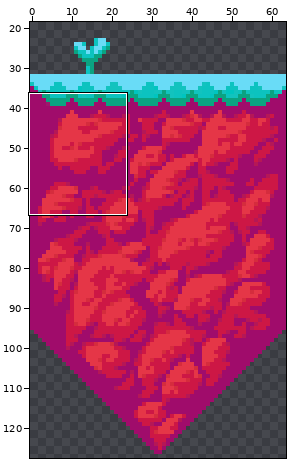
Two states of a sprite sheet, Maldimensional/Assets/Sprites/platform7.png. The first picture is a wide view before the edit; the outline marks the close-up.
Close-up. Before:
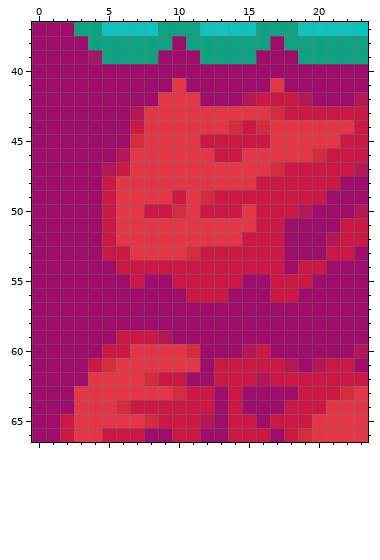
The file is 64x128 pixels. Colours within 5 levels of each other are drawn and written as one. Shown: x 0..23, y 37..66. The wide view leaves out empty margins. The commit also changed other parts of the picture, which this record leaves out.
After:
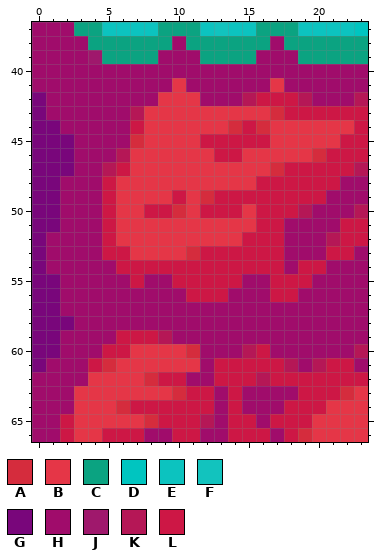
Palette (. is transparent): A #d52c3d  B #e53647  C #0ba381  D #00c5c0  E #0cc3bf  F #12c3be  G #79067b  H #a00c6b  J #9f186c  K #b51756  L #cd1745
Difference:
Colour H becomes colour G in rows 42 to 43 at x 0; in row 44 at x 0 to 1; in rows 45 to 47 at x 0 to 2; in rows 48 to 51 at x 0 to 1; in rows 52 to 54 at x 0; in rows 55 to 57 at x 0 to 1.
Colour H becomes colour G in row 58 at x 0 to 2; in rows 59 to 60 at x 0 to 1; in row 61 at x 0.
Pixel boxes of the changes (left, top, right, bottom) in both close-ups:
changed: (32, 92, 74, 372)
